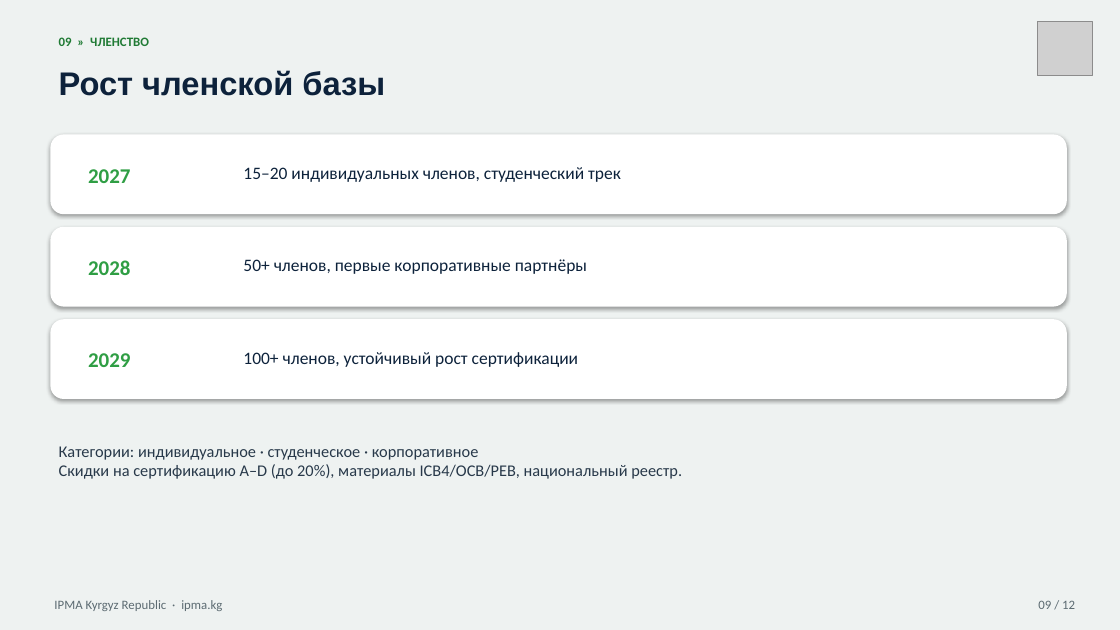
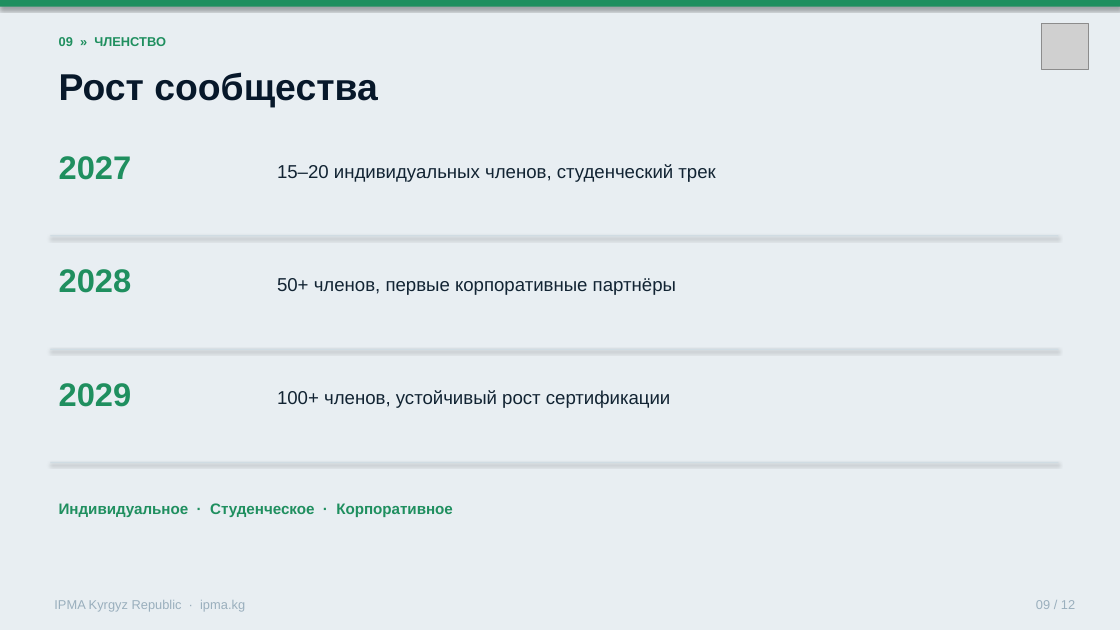
Before and after one commit to umekishev/umekishev, a slide deck: slide 9 of presentations/IPMA_Kyrgyzstan_CoD_Presentation.pptx. Drawn at 1120x630 pixels with LibreOffice and Linux fonts; fonts in the diff are those of the drawing; grey boxes stand for pictures. Boxes give left, top, right and bottom in pixels: in the first picture for what was removed or moved away, otherwise in the second. Text is boxed around its words. In the diff, an @@ line names an element or a change of style, - is before the commit and + after.

```diff
--- a/presentations/IPMA_Kyrgyzstan_CoD_Presentation.pptx
+++ b/presentations/IPMA_Kyrgyzstan_CoD_Presentation.pptx
@@ rectangle at (0,0,1120,630): fill #EEF2F1 to #E8EEF2 @@
@@ rectangle added at (0,0,1120,7), fill #1F8F5F @@
@@ text "09 » ЧЛЕНСТВО" at (59,37,166,46): font Calibri to Arial, text colour #1F7A34 to #1F8F5F @@
@@ picture: place and size @@
-picture at (1038,21,1092,76)
+picture at (1042,24,1088,70)
@@ text at (59,72,377,107): text changed; size 28 to 32 pt; text colour #0D223B to #07182A @@
-Рост членской базы
+Рост сообщества
@@ text "2027": place and size @@
-text "2027" at (88,169,131,183)
+text "2027" at (59,156,132,180)
@@ rounded rectangle removed at (50,134,1067,214) @@
@@ text "15–20 индивидуальных членов, студенческий трек": place and size @@
-text "15–20 индивидуальных членов, студенческий трек" at (243,167,621,182)
+text "15–20 индивидуальных членов, студенческий трек" at (277,164,715,182)
@@ rounded rectangle removed at (50,227,1067,307) @@
@@ rectangle added at (50,235,1059,236), fill #D0DCE3 @@
@@ text "2028": place and size @@
-text "2028" at (88,260,131,275)
+text "2028" at (59,269,132,293)
@@ text "50+ членов, первые корпоративные партнёры": place and size @@
-text "50+ членов, первые корпоративные партнёры" at (243,259,587,274)
+text "50+ членов, первые корпоративные партнёры" at (277,278,676,295)
@@ rounded rectangle removed at (50,319,1067,399) @@
@@ rectangle added at (50,349,1059,350), fill #D0DCE3 @@
@@ size 18 to 28 pt, font Calibri to Arial, text colour #2F9E44 to #1F8F5F in 3 elements at (59,156,132,180), (59,269,132,293), (59,383,132,407) @@
@@ text "2029": place and size @@
-text "2029" at (88,353,131,367)
+text "2029" at (59,383,132,407)
@@ size 15 to 16 pt, font Calibri to Arial, text colour #0D223B to #122433 in 3 elements at (277,164,715,182), (277,278,676,295), (277,390,671,408) @@
@@ text "100+ членов, устойчивый рост сертификации": place and size @@
-text "100+ членов, устойчивый рост сертификации" at (243,352,578,367)
+text "100+ членов, устойчивый рост сертификации" at (277,390,671,408)
@@ rectangle added at (50,462,1059,463), fill #D0DCE3 @@
@@ text at (59,503,453,517): text changed; size 14 to 13 pt; font Calibri to Arial; text colour #28394A to #1F8F5F; bold on @@
-Категории: индивидуальное · студенческое · корпоративное
-Скидки на сертификацию A–D (до 20%), материалы ICB4/OCB/PEB, национальный реестр.
+Индивидуальное · Студенческое · Корпоративное
@@ text "IPMA Kyrgyz Republic · ipma.kg" at (54,600,245,612): font Calibri to Arial, text colour #5C6B72 to #9AAFBD @@
@@ text "09 / 12" at (1036,600,1075,609): font Calibri to Arial, text colour #5C6B72 to #9AAFBD @@
```
Also in this commit, not shown: 11 other slides changed, 1 other file.
